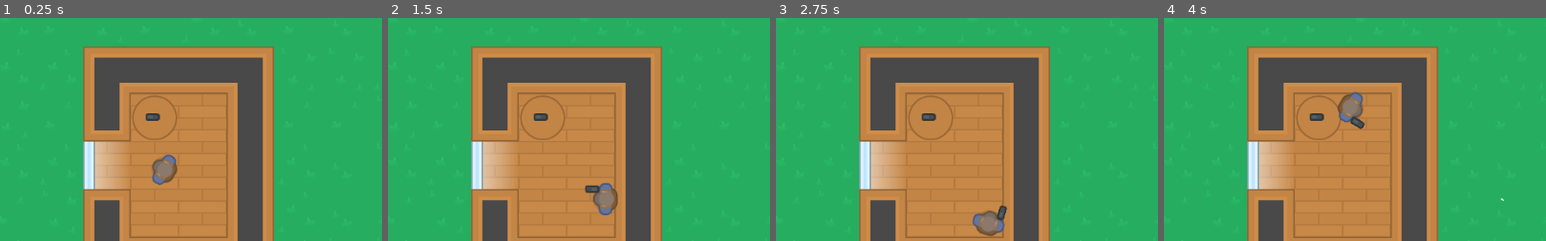
Above: before the commit, frames 1-4 (left to right).
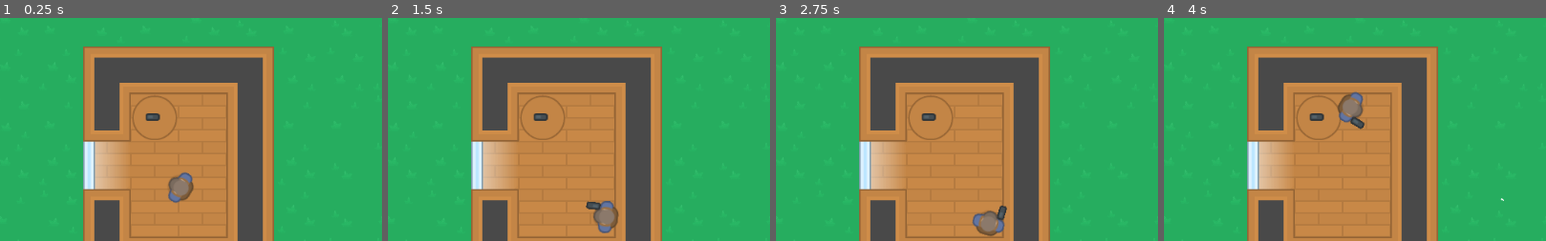
Above: after the commit, the same moments.

Repository: BrunoM24/Top-Down-Simple-Game
Game: Godot game, scene res://src/World.tscn
Two runs of this game, one before a commit and one after it. Both use one fixed random seed, a clock stepped at 60 frames per second and the inputs below.
Inputs (mouse positions are % of the whole screen's width and height, from its top left):
- Up to frame 1 (0.25 s): no input
- Up to frame 2 (1.5 s): tap Enter at 0.5 s; move the mouse to (72, 45) at 0.52 s; press the mouse at (72, 45) at 0.53 s; hold D (move_right) 0.53-1.28 s; tap Space at 1.25 s; move the mouse to (30, 55) at 1.27 s; release the mouse at (30, 55) at 1.28 s; hold S (move_down) from 1.28 s (still down); right-click (30, 55) at 1.35 s
- Up to frame 3 (2.75 s): tap Enter at 2 s; move the mouse to (60, 28) at 2.02 s; release S (move_down) at 2.03 s; press the mouse at (60, 28) at 2.03 s; hold D (move_right) from 2.03 s (still down)
- Up to frame 4 (4 s): tap Space at 2.75 s; move the mouse to (45, 70) at 2.77 s; release D (move_right) at 2.78 s; release the mouse at (45, 70) at 2.78 s; hold W (move_up) 2.78-3.53 s; right-click (45, 70) at 2.85 s; move the mouse to (80, 65) at 3.52 s; press the mouse at (80, 65) at 3.53 s; hold A (move_left) from 3.53 s (still down)
The pictures show only the part of the screen within x 27-77%, y 15-65%; the shares and areas given below are measured in that part.

The runs differ from the first frame. In frame 1, 1.4% of the frame differs, in the area x 39-51%, y 61-83%; in frame 2, 1.3%; in frame 3, less than 0.1%; in frame 4, less than 0.1%.

Commit message:
WorldScene - Moved the Player away from the gun

Diff:
--- a/src/World.tscn
+++ b/src/World.tscn
@@ -22,4 +22,4 @@
 position = Vector2( 472, 223 )
 
 [node name="Player" parent="." instance=ExtResource( 2 )]
-position = Vector2( 491.789, 293.394 )
+position = Vector2( 513.515, 317.366 )
